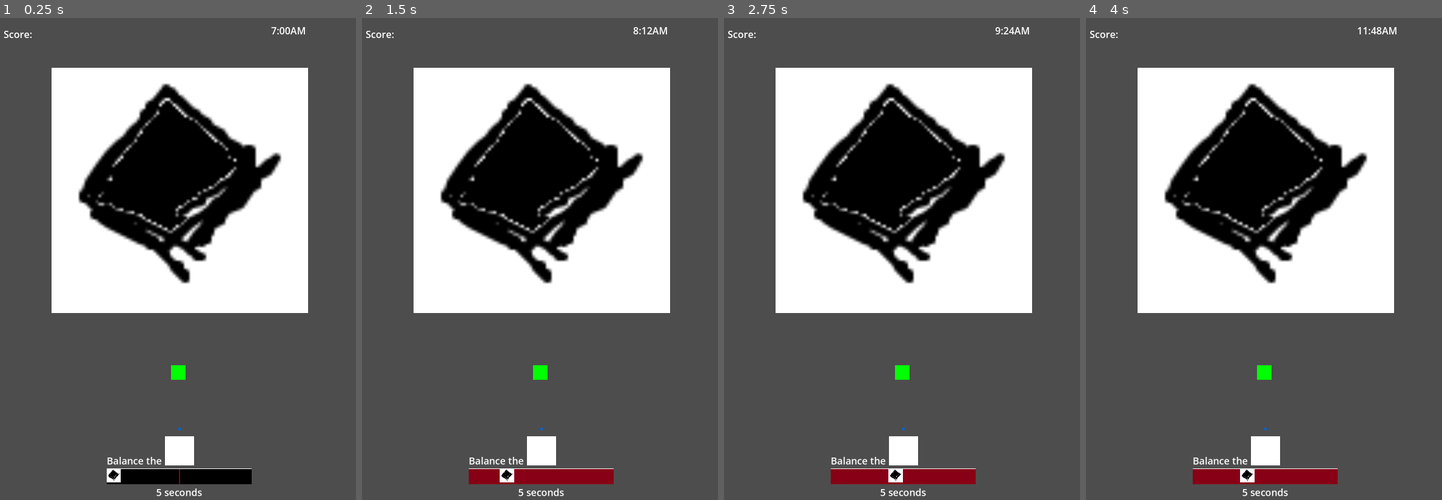
Above: before the commit, frames 1-4 (left to right).
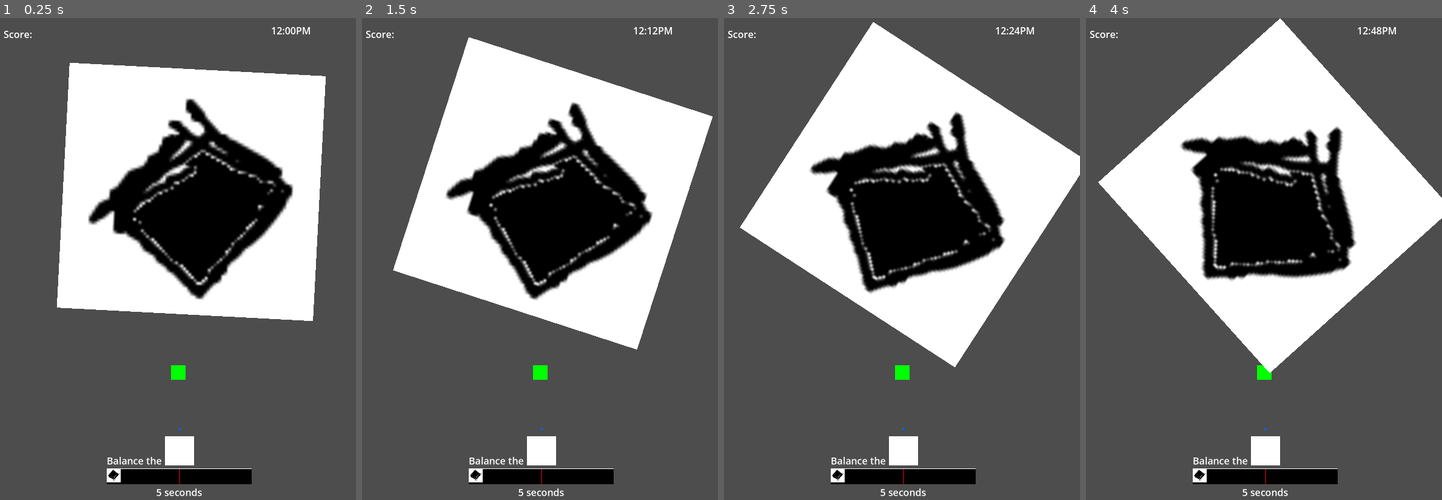
Above: after the commit, the same moments.

Repository: AndrewJDGalga/ggj2024
Game: Godot game, scene res://levels/testaj.tscn
Two runs of this game, one before a commit and one after it. Both use one fixed random seed, a clock stepped at 60 frames per second and the inputs below. The project has no main scene, so this scene is started directly.
Inputs:
- Up to frame 1 (0.25 s): no input
- Up to frame 2 (1.5 s): hold Up (action1) 0.53-1.28 s; tap Down (action2) at 1.35 s
- Up to frame 3 (2.75 s): hold Up (action1) from 2.03 s (still down)
- Up to frame 4 (4 s): release Up (action1) at 2.78 s; tap Down (action2) at 2.85 s; hold Up (action1) from 3.53 s (still down)

The runs differ from the first frame. In frame 1, 14% of the frame differs, in the area x 14-92%, y 1-63%; in frame 2, 20%; in frame 3, 24%; in frame 4, 24%, in the area x 3-100%, y 0-97%.

Commit message:
Implement day texture
Hook up variables to day/night texture
Hook up vars to time display

Diff:
--- a/levels/game_manager.gd
+++ b/levels/game_manager.gd
@@ -2,19 +2,20 @@
 
 class_name Game_Manager
 
+@onready var TimePlayer = $TimeBackground/AnimationPlayer
 var timer = Timer.new()
 var time_hour:int = 0
 var time_minutes:int = 0
 var time_am = true
-@export var day_length = 10
-@export var hour_start = 6
+@export var day_length = 30
+@export var hour_start = 12
 @export var hour_end = 18
 
 signal update_score(new_value)
 
 enum PLAY_STATE {TEST, LINE_UP, POWER, ACCURACY, CASTING, CATCHING, CATCH_FAIL,
 	CAST_SUCCEED, CATCH_SUCCEED, STANDUP_SITDOWN, WALKING, WRESTLING}
-var cur_state : PLAY_STATE = PLAY_STATE.TEST
+var cur_state : PLAY_STATE = PLAY_STATE.CATCH_SUCCEED
 @export var lure_y_limit := -650
 var score:int
 
@@ -24,6 +25,7 @@
 	update_score.emit(score)
 
 func _ready():
+	# time incrementing
 	time_hour = hour_start
 	time_am = true if time_hour < 12 else false
 	timer.connect("timeout", increment_daytime)
@@ -32,6 +34,14 @@
 	add_child(timer)
 	timer.start()
 	update_time_ui()
+
+	TimePlayer.play("TimeOfDay")
+	TimePlayer.advance(0)
+
+	var anim_length = TimePlayer.current_animation_length
+	TimePlayer.seek(float(hour_start)/24 * anim_length, true)
+
+	TimePlayer.set_speed_scale(anim_length/day_length)
 
 func increment_daytime():
 	var hour:float = ((hour_end-hour_start) / float(day_length)) * 60
--- a/levels/testaj.tscn
+++ b/levels/testaj.tscn
@@ -8,6 +8,7 @@
 [sub_resource type="Animation" id="Animation_qu365"]
 resource_name = "TimeOfDay"
 length = 6.0
+loop_mode = 1
 tracks/0/type = "value"
 tracks/0/imported = false
 tracks/0/enabled = true
